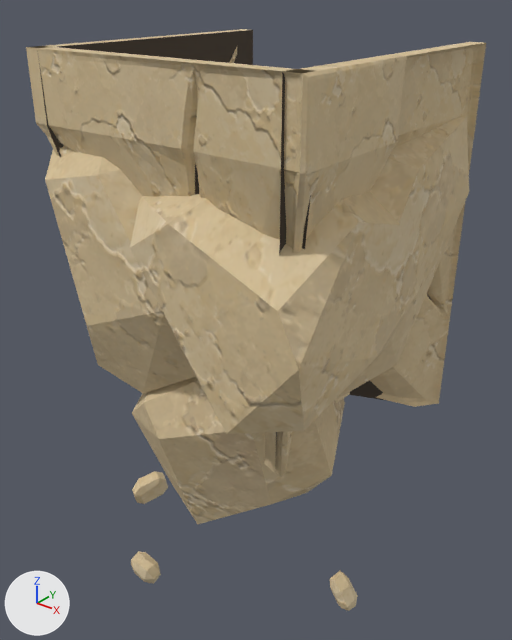
The glTF model assets/custom/models/ground_modules/ground_bottom_square_end_06.glb: old version first, new version second.
Both versions are drawn from a 50 mm camera at (1.93, -1.33, 1.19) aimed at (0.48, 0.49, 0.07). Every picture has the same lights, and +X, +Y and +Z are marked at lower left. The older version comes first. Vertices at exactly the same position are counted once.

The first picture shows 'GroundBottomSquareEnd06_Body'.
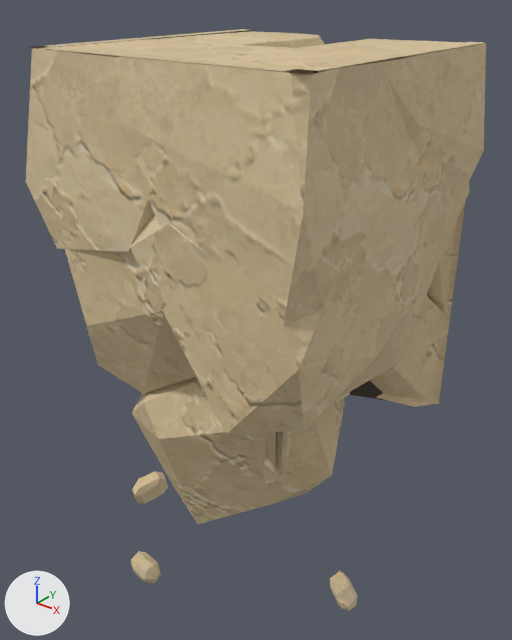
Pixel boxes [x1, y1, x2, y2] of what changed, in the pictures (512 x 640 px):
part 1 of me_groundbottomsquareend06_bodymesh, added (beige)
    after: [117, 46, 422, 326]
part 2 of me_groundbottomsquareend06_bodymesh, added (brown)
    after: [300, 39, 486, 211]
part 3 of me_groundbottomsquareend06_bodymesh, added (beige)
    after: [156, 31, 324, 48]
part 4 of me_groundbottomsquareend06_bodymesh, built on
    before: [26, 43, 486, 233]
    after: [26, 39, 261, 252]

Edits to the bpy script that builds the scene:
```text
Change me_groundbottomsquareend06_bodymesh:
    used by ob_groundbottomsquareend06_body; location = (0.0, 0.0, 0.0)
    remove me_groundbottomsquareend06_bodymesh.from_pydata(...)  # 1307 vertices, 2490 faces; spans x -0.04..1.04, y -0.04..1.0, z -0.95..1.0
    add me_groundbottomsquareend06_bodymesh.from_pydata(...)  # 1157 vertices, 2057 faces; spans x -0.04..1.04, y -0.04..1.0, z -0.95..1.0
    me_groundbottomsquareend06_bodymesh part 1: a new loose piece of 25 vertices spanning x 0.29..1.04, y -0.04..0.59, z 0.4..1.0, in mat_sandstone_plate_13_005
    me_groundbottomsquareend06_bodymesh part 2: a new loose piece of 25 vertices spanning x 0.38..1.04, y 0.26..1.0, z 0.4..1.0, in mat_sandstone_plate_13_005
    me_groundbottomsquareend06_bodymesh part 3: a new loose piece of 24 vertices spanning x -0.04..0.5, y 0.33..1.0, z 0.4..1.0, in mat_sandstone_plate_13_005
    me_groundbottomsquareend06_bodymesh part 4: 19 vertices moved within x 0.02..1.01, y 0.01..0.91, z 0.78; 248 vertices removed from x 0.0..1.01, y 0.0..1.0, z 0.78..1.0; 24 vertices added at x -0.04..0.64, y -0.04..0.59, z 0.4..1.0
```
